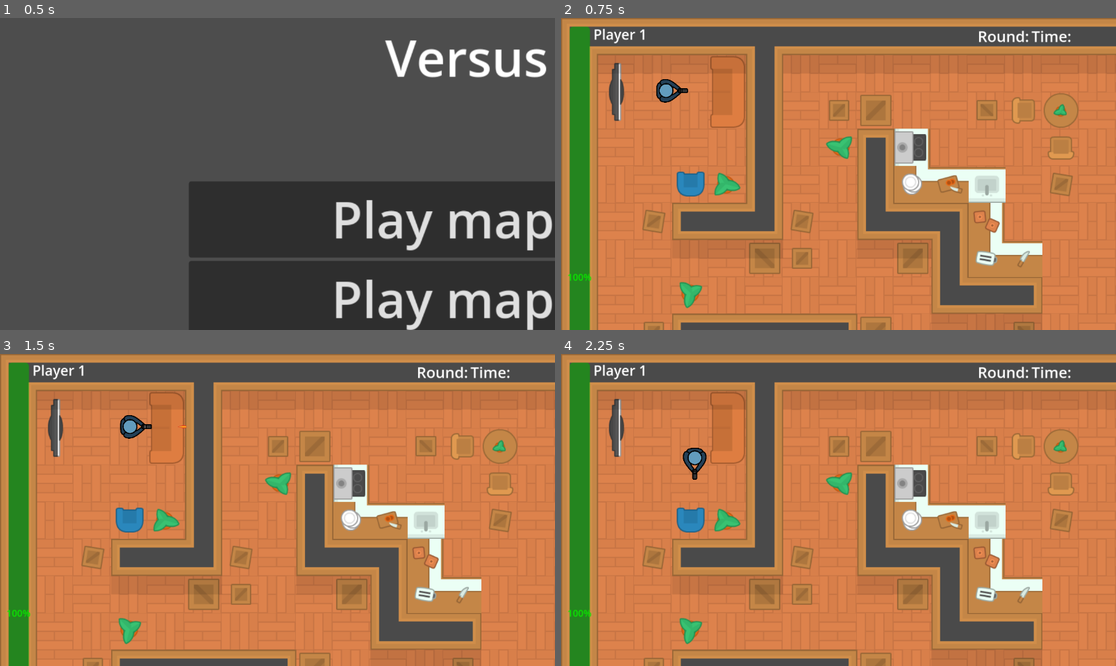
Above: before the commit, frames 1-4 (two rows, left to right).
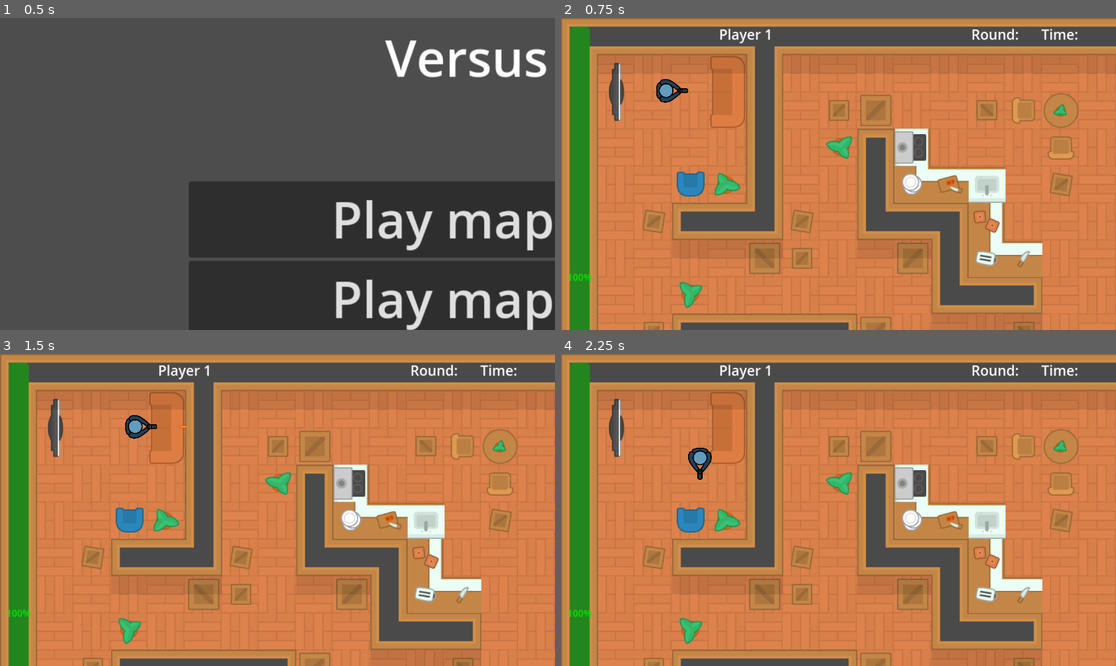
Above: after the commit, the same moments.

Repository: Atajin/couch-commandos
Game: Godot game, scene res://menus/main_menu.tscn
The game is run twice, just before and just after one commit, with the same random seed, the same clock (stepped at 60 frames per second) and the same inputs.
Inputs:
- Up to frame 1 (0.5 s): no input
- Up to frame 2 (0.75 s): click "Play map 1" at 0.5 s
- Up to frame 3 (1.5 s): tap Enter at 1.25 s; hold D (move_right_p1) from 1.28 s (still down); tap Space (shoot_p1) at 1.35 s
- Up to frame 4 (2.25 s): tap Space (shoot_p1) at 2 s; release D (move_right_p1) at 2.03 s; hold S (move_down_p1) from 2.03 s (still down); tap Keypad Enter (shoot_p2) at 2.1 s

Frame 1 is identical in both runs. In frame 2, 0.7% of the frame differs, in the area x 6-94%, y 3-9%; in frame 3, 1.0%; in frame 4, 1.0%, in the area x 6-94%, y 3-41%.

Commit message:
Avancement gameloop et optimisation ui

Diff:
--- a/menus/hud.tscn
+++ b/menus/hud.tscn
@@ -72,38 +72,44 @@
 value = 100.0
 fill_mode = 3
 
-[node name="PlayerName1" type="Label" parent="."]
-layout_mode = 0
-offset_left = 55.0
-offset_top = 12.0
-offset_right = 147.0
-offset_bottom = 46.0
-theme_override_font_sizes/font_size = 24
-text = "Player 1"
-
-[node name="PlayerName2" type="Label" parent="."]
-layout_mode = 0
-offset_left = 1452.0
-offset_top = 12.0
-offset_right = 1544.0
-offset_bottom = 46.0
-theme_override_font_sizes/font_size = 24
-text = "Player 2"
-
 [node name="HBoxContainer3" type="HBoxContainer" parent="."]
 layout_mode = 0
 offset_left = 152.0
-offset_top = 12.0
+offset_top = 9.0
 offset_right = 1449.0
-offset_bottom = 52.0
+offset_bottom = 49.0
 alignment = 1
 
 [node name="Round" type="Label" parent="HBoxContainer3"]
 layout_mode = 2
-theme_override_font_sizes/font_size = 26
+theme_override_font_sizes/font_size = 24
 text = "Round:"
+
+[node name="Control" type="Control" parent="HBoxContainer3"]
+custom_minimum_size = Vector2(30, 0)
+layout_mode = 2
 
 [node name="Timer" type="Label" parent="HBoxContainer3"]
 layout_mode = 2
-theme_override_font_sizes/font_size = 26
+theme_override_font_sizes/font_size = 24
 text = "Time:"
+
+[node name="HBoxContainer4" type="HBoxContainer" parent="."]
+layout_mode = 0
+offset_left = 152.0
+offset_top = 9.0
+offset_right = 1449.0
+offset_bottom = 49.0
+theme_override_constants/separation = 870
+alignment = 1
+
+[node name="PlayerName1" type="Label" parent="HBoxContainer4"]
+layout_mode = 2
+theme_override_font_sizes/font_size = 24
+text = "Player 1"
+
+[node name="PlayerName2" type="Label" parent="HBoxContainer4"]
+layout_mode = 2
+theme_override_font_sizes/font_size = 24
+text = "Player 2"
+metadata/_edit_use_anchors_ = true
--- a/scenes/player.tscn
+++ b/scenes/player.tscn
@@ -5,7 +5,7 @@
 
 [sub_resource type="CapsuleShape2D" id="CapsuleShape2D_8vpbm"]
 radius = 20.0
-height = 50.0
+height = 42.0
 
 [sub_resource type="SpriteFrames" id="SpriteFrames_11t40"]
 animations = [{
@@ -24,6 +24,7 @@
 metadata/_edit_group_ = true
 
 [node name="PlayerCollision" type="CollisionShape2D" parent="."]
+position = Vector2(-5, 0)
 rotation = -1.5708
 shape = SubResource("CapsuleShape2D_8vpbm")
 
--- a/scripts/bullet_pool.gd
+++ b/scripts/bullet_pool.gd
@@ -1,6 +1,6 @@
 extends Node2D
 
-const POOL_SIZE = 20
+const POOL_SIZE = 30
 var bullets: Array[Area2D] = []
 var bullet_scene = preload("res://scenes/bullet.tscn")
 
--- a/scripts/globals.gd
+++ b/scripts/globals.gd
@@ -2,13 +2,14 @@
 
 signal player_ammo_changed(new_value, is_player_one)
 signal player_health_changed(new_value, is_player_one)
+signal player_score_changed(new_value, is_player_one)
 
 const MAX_PLAYER_HEALTH: int = 100
 const MAX_PISTOL_AMMO: int = 9
 const MAX_ROUNDS: int = 5
 
 var hud: Node = null
-var current_round: int = 0
+var current_round: int = 1
 var player1_score: int = 0
 var player2_score: int = 0
 var player1_health: int = MAX_PLAYER_HEALTH:
--- a/scripts/main_game_loop.gd
+++ b/scripts/main_game_loop.gd
@@ -12,14 +12,29 @@
 
 
 func reset() -> void:
-	$Breakable.respawn_breakables()
+	globals.current_round += 1
+	if globals.current_round > globals.MAX_ROUNDS:
+		finish_game()
+	else:
+		$HUD/HBoxContainer3/Round.text = "Round: " + str(globals.current_round)
+		$Breakable.respawn_breakables()
+		$Player1.position = $PlayerSpawn1.position
+		$Player2.position = $PlayerSpawn2.position
+		globals.player1_health = globals.MAX_PLAYER_HEALTH
+		globals.player2_health = globals.MAX_PLAYER_HEALTH
+		globals.player1_pistol_ammo = globals.MAX_PISTOL_AMMO
+		globals.player2_pistol_ammo = globals.MAX_PISTOL_AMMO
+
+func finish_game() -> void:
+	pass
 
 
 func _on_health_changed(new_value: int, is_player_one: bool) -> void:
 	if new_value != 0: return
-	globals.current_round += 1
-	if is_player_one:
+	if !is_player_one:
 		globals.player1_score += 1
+		$HUD/HBoxContainer4/PlayerName1.text = "Player 1 (%s points)" % [globals.player1_score]
 	else:
 		globals.player2_score += 1
+		$HUD/HBoxContainer4/PlayerName2.text = "Player 2 (%s points)" % [globals.player2_score]
 	reset()
